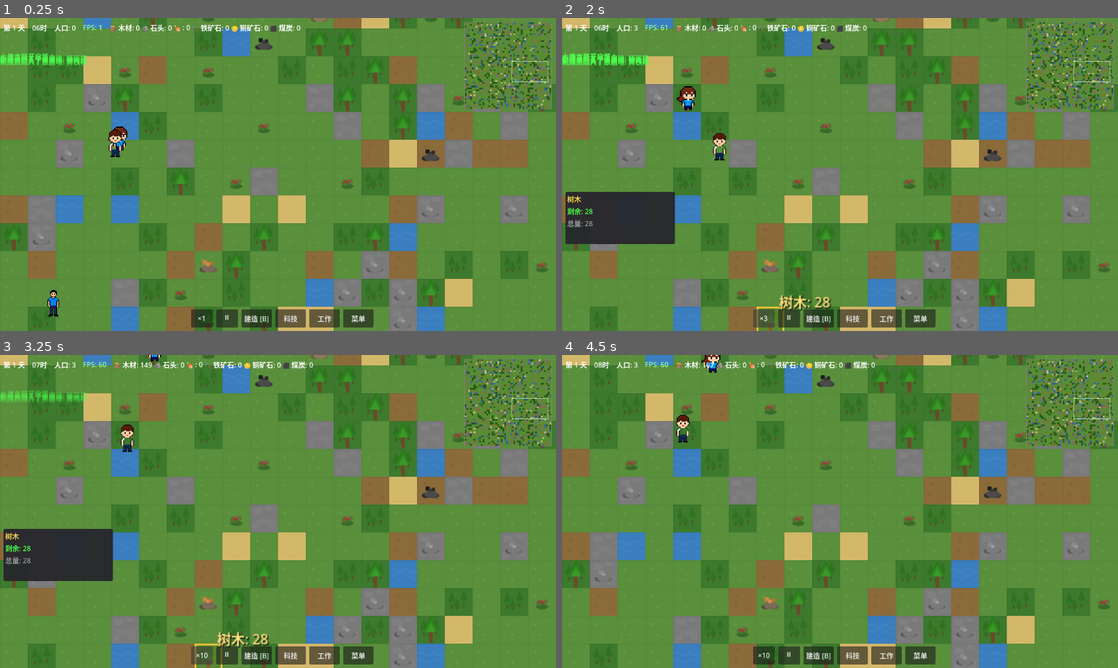
Above: before the commit, frames 1-4 (two rows, left to right).
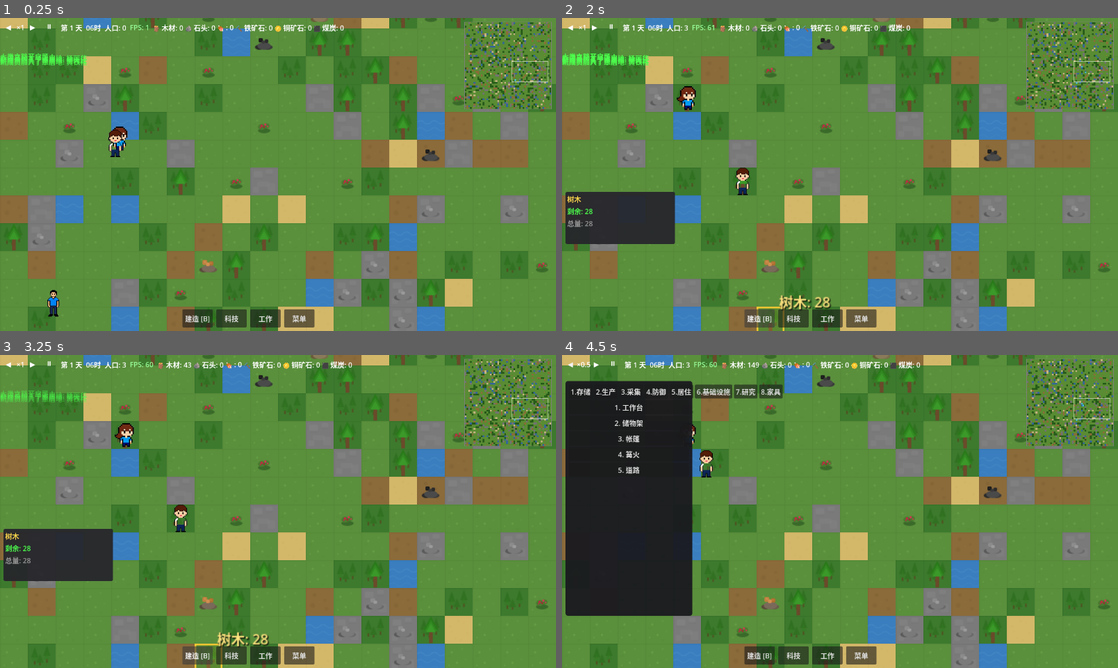
Above: after the commit, the same moments.

Repository: ZhanXuzhao/the-path-of-humanity
Game: Godot game, scene res://scenes/game.tscn
Same seed, same stepped clock (60 frames per second), same inputs: the game is played once before the commit and once after it.
Inputs (mouse positions are in pixels of both pictures, inside the frame that each line leads up to):
- Up to frame 1 (0.25 s): no input
- Up to frame 2 (2 s): click (762, 318) at 0.5 s, where only the run before the commit has a clickable "×1"; click (762, 318) at 1.25 s, where only the run before the commit has a clickable "×2"
- Up to frame 3 (3.25 s): click (200, 655) at 2 s, where only the run before the commit has a clickable "×3"; click (200, 655) at 2.75 s, where only the run before the commit has a clickable "×5"
- Up to frame 4 (4.5 s): click (762, 655) at 3.5 s, where only the run before the commit has a clickable "×10"; click (573, 364) at 4.25 s, where only the run after the commit has a clickable "◀"

The runs differ from the first frame. In frame 1, 1.9% of the frame differs, in the area x 0-68%, y 2-99%; in frame 2, 2.3%; in frame 3, 2.2%; in frame 4, 20%, in the area x 0-94%, y 0-99%.

Commit message:
feat(ui): 加减速/暂停按钮移至顶部栏，改为文字样式
- SpeedBox(◀×1▶) 和 PauseBtn(⏸) 从底部栏移至顶部栏最左侧
- 按钮设为 flat + 白色字体，与顶部栏文字风格统一
- hud.gd 更新节点路径引用
- game.gd 的 _update_speed_display 适配 speed_label

Diff:
--- a/scenes/game.tscn
+++ b/scenes/game.tscn
@@ -71,10 +71,37 @@
 [node name="TopBar" type="HBoxContainer" parent="UI/HUD"]
 anchors_preset = 0
 offset_left = 8.0
-offset_top = 4.0
+offset_top = 2.0
 offset_right = 640.0
-offset_bottom = 40.0
-theme_override_constants/separation = 16
+offset_bottom = 42.0
+theme_override_constants/separation = 8
+
+[node name="SpeedBox" type="HBoxContainer" parent="UI/HUD/TopBar"]
+theme_override_constants/separation = 2
+
+[node name="SpeedDownBtn" type="Button" parent="UI/HUD/TopBar/SpeedBox"]
+custom_minimum_size = Vector2(24, 36)
+flat = true
+theme_override_colors/font_color = Color(1, 1, 1, 1)
+text = "◀"
+
+[node name="SpeedLabel" type="Label" parent="UI/HUD/TopBar/SpeedBox"]
+custom_minimum_size = Vector2(28, 36)
+text = "×1"
+horizontal_alignment = 1
+vertical_alignment = 1
+
+[node name="SpeedUpBtn" type="Button" parent="UI/HUD/TopBar/SpeedBox"]
+custom_minimum_size = Vector2(24, 36)
+flat = true
+theme_override_colors/font_color = Color(1, 1, 1, 1)
+text = "▶"
+
+[node name="PauseBtn" type="Button" parent="UI/HUD/TopBar"]
+custom_minimum_size = Vector2(36, 36)
+flat = true
+theme_override_colors/font_color = Color(1, 1, 1, 1)
+text = "⏸"
 
 [node name="DayLabel" type="Label" parent="UI/HUD/TopBar"]
 theme_override_colors/font_color = Color(1, 1, 1, 1)
@@ -111,19 +138,11 @@
 anchor_left = 0.5
 anchor_top = 1.0
 anchor_right = 0.5
-offset_left = -200.0
+offset_left = -220.0
 offset_top = -50.0
-offset_right = 200.0
+offset_right = 220.0
 offset_bottom = -8.0
 theme_override_constants/separation = 8
-
-[node name="SpeedBtn" type="Button" parent="UI/HUD/BottomBar"]
-custom_minimum_size = Vector2(50, 40)
-text = "×1"
-
-[node name="PauseBtn" type="Button" parent="UI/HUD/BottomBar"]
-custom_minimum_size = Vector2(50, 40)
-text = "⏸"
 
 [node name="BuildBtn" type="Button" parent="UI/HUD/BottomBar"]
 custom_minimum_size = Vector2(70, 40)
--- a/scripts/core/game.gd
+++ b/scripts/core/game.gd
@@ -565,14 +565,14 @@
 			get_viewport().set_input_as_handled()
 
 func _update_speed_display():
-	"""更新 HUD 速度按钮显示"""
+	"""更新 HUD 速度显示"""
 	var hud = get_node_or_null("UI/HUD")
-	if hud and hud.speed_btn:
+	if hud and hud.speed_label:
 		var speed = _gm.time_speed
 		if speed == int(speed):
-			hud.speed_btn.text = "×%d" % speed
+			hud.speed_label.text = "×%d" % speed
 		else:
-			hud.speed_btn.text = "×%.1f" % speed
+			hud.speed_label.text = "×%.1f" % speed
 
 # ==================== 存档恢复 ====================
 
--- a/scripts/ui/hud.gd
+++ b/scripts/ui/hud.gd
@@ -11,8 +11,10 @@
 @onready var fps_label: Label = $TopBar/FpsLabel
 @onready var resource_container: HBoxContainer = $TopBar/Resources
 @onready var notification_container: VBoxContainer = $Notifications
-@onready var speed_btn: Button = $BottomBar/SpeedBtn
-@onready var pause_btn: Button = $BottomBar/PauseBtn
+@onready var speed_down_btn: Button = $TopBar/SpeedBox/SpeedDownBtn
+@onready var speed_label: Label = $TopBar/SpeedBox/SpeedLabel
+@onready var speed_up_btn: Button = $TopBar/SpeedBox/SpeedUpBtn
+@onready var pause_btn: Button = $TopBar/PauseBtn
 @onready var build_menu_btn: Button = $BottomBar/BuildBtn
 @onready var tech_btn: Button = $BottomBar/TechBtn
 @onready var work_btn: Button = $BottomBar/WorkBtn
@@ -75,8 +77,10 @@
 		# 按钮连接
 	if pause_btn:
 		pause_btn.pressed.connect(_on_pause_pressed)
-	if speed_btn:
-		speed_btn.pressed.connect(_on_speed_pressed)
+	if speed_down_btn:
+		speed_down_btn.pressed.connect(_on_speed_down_pressed)
+	if speed_up_btn:
+		speed_up_btn.pressed.connect(_on_speed_up_pressed)
 	if build_menu_btn:
 		build_menu_btn.pressed.connect(_on_build_menu_pressed)
 		build_menu_btn.text = "建造 [B]"
@@ -503,19 +507,33 @@
 	if pause_btn:
 		pause_btn.text = "▶" if game_manager.state == 2 else "⏸"
 
-func _on_speed_pressed():
+func _update_speed_label():
+	"""更新速度显示标签"""
+	if not speed_label:
+		return
+	var speed = game_manager.time_speed
+	if speed == int(speed):
+		speed_label.text = "×%d" % speed
+	else:
+		speed_label.text = "×%.1f" % speed
+
+func _on_speed_up_pressed():
 	var speeds = game_manager.speed_levels
 	var current = game_manager.time_speed
 	var idx = speeds.find(current)
 	if idx >= 0 and idx < len(speeds) - 1:
 		idx += 1
 		game_manager.set_time_speed(speeds[idx])
-		if speed_btn:
-			var speed = speeds[idx]
-			if speed == int(speed):
-				speed_btn.text = "×%d" % speed
-			else:
-				speed_btn.text = "×%.1f" % speed
+		_update_speed_label()
+
+func _on_speed_down_pressed():
+	var speeds = game_manager.speed_levels
+	var current = game_manager.time_speed
+	var idx = speeds.find(current)
+	if idx > 0:
+		idx -= 1
+		game_manager.set_time_speed(speeds[idx])
+		_update_speed_label()
 
 func _on_build_menu_pressed():
 	# 发送打开建筑菜单的信号
